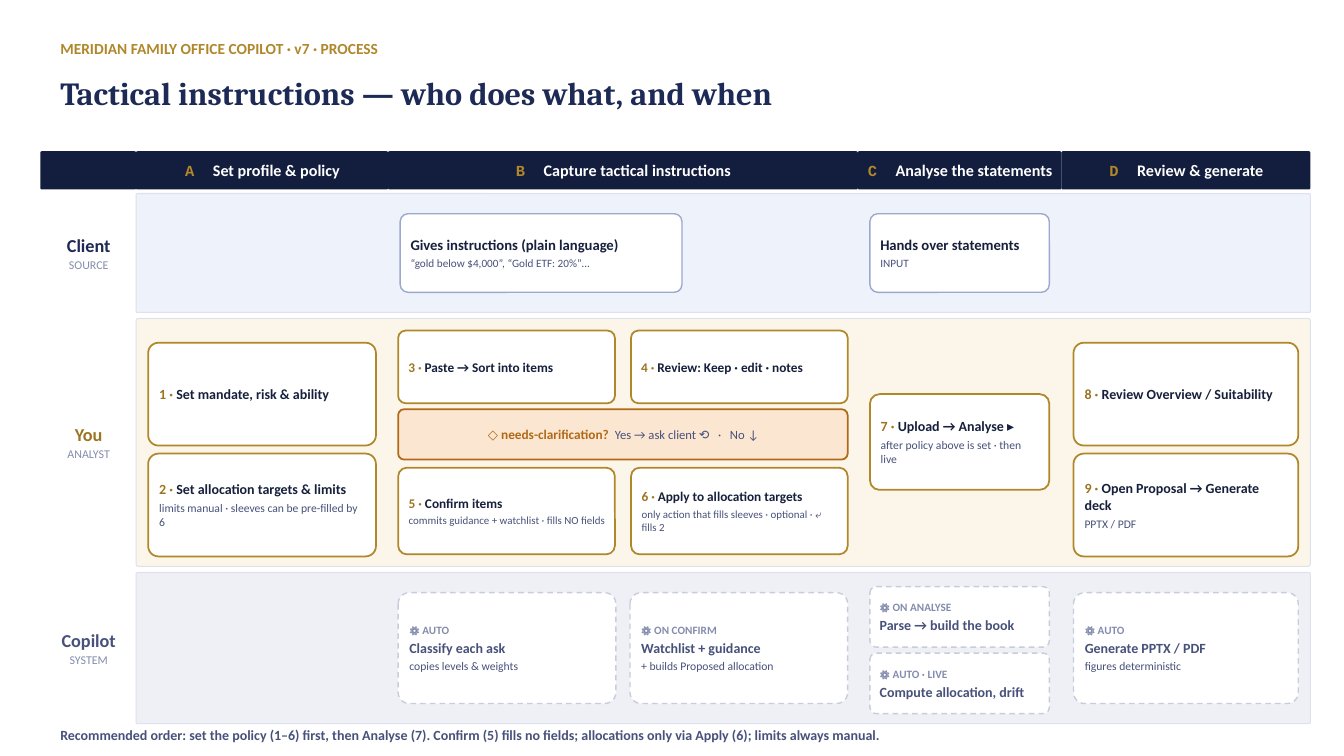
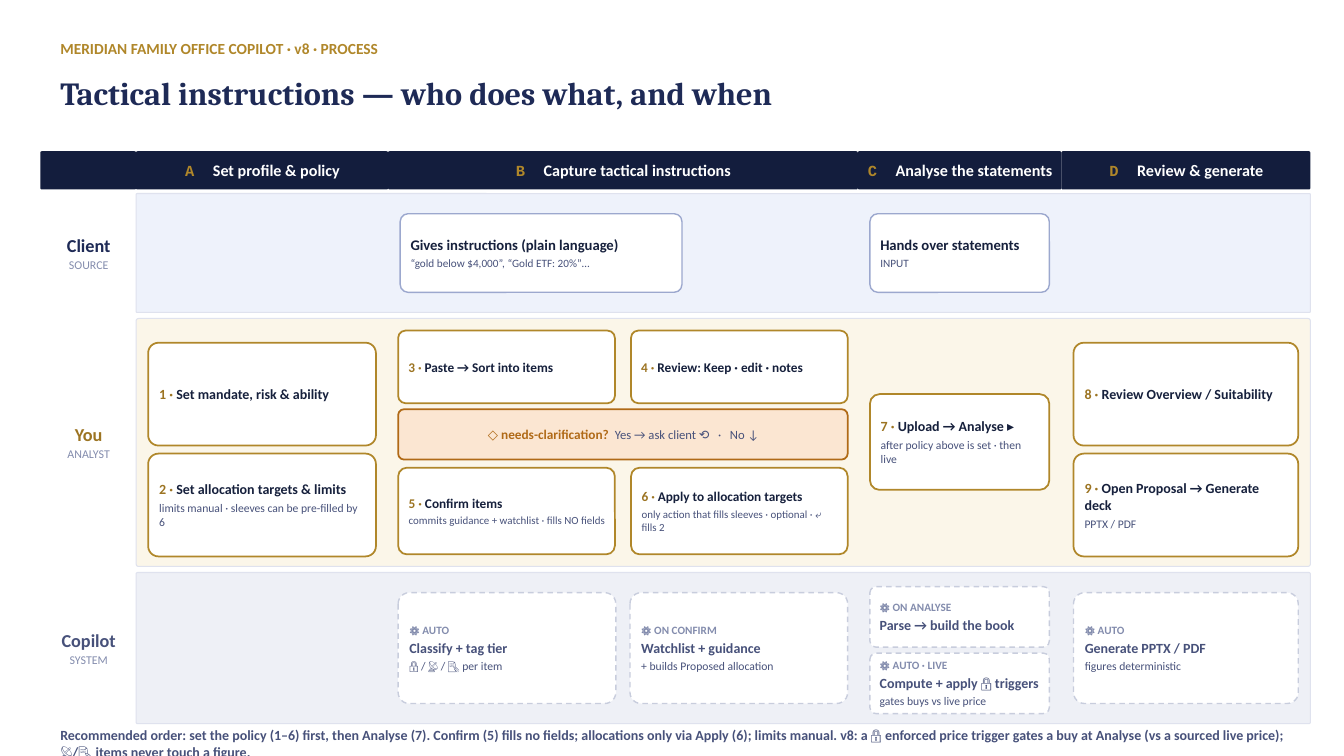
Before and after one commit to desmond108/family-office-copilot, a slide deck: slide 2 of Tactical_Swimlane.pptx. Drawn at 1344x756 pixels with LibreOffice and Linux fonts; fonts in the diff are those of the drawing. Boxes give left, top, right and bottom in pixels: in the first picture for what was removed or moved away, otherwise in the second. Text is boxed around its words. In the diff, an @@ line names an element or a change of style, - is before the commit and + after.

```diff
--- a/Tactical_Swimlane.pptx
+++ b/Tactical_Swimlane.pptx
@@ text at [60, 43, 378, 54]: text changed @@
-MERIDIAN FAMILY OFFICE COPILOT · v7 · PROCESS
+MERIDIAN FAMILY OFFICE COPILOT · v8 · PROCESS
@@ text in rounded rectangle at [409, 643, 507, 672]: text changed; size 8.3 to 10 pt; bold on @@
-Classify each ask
-copies levels & weights
+Classify + tag tier
+🔒 / 📡 / 📝 per item
@@ text in rounded rectangle at [880, 678, 1039, 707]: text changed @@
-Compute allocation, drift
+Compute + apply 🔒 triggers
+gates buys vs live price
@@ text at [60, 730, 1283, 743]: text changed @@
-Recommended order: set the policy (1–6) first, then Analyse (7). Confirm (5) fills no fields; allocations only via Apply (6); limits always manual.
+Recommended order: set the policy (1–6) first, then Analyse (7). Confirm (5) fills no fields; allocations only via Apply (6); limits manual. v8: a 🔒 enforced price trigger gates a buy at Analyse (vs a sourced live price); 📡/📝 items never touch a figure.
```
Also in this commit, not shown: 1 other slide changed, 14 other files.
